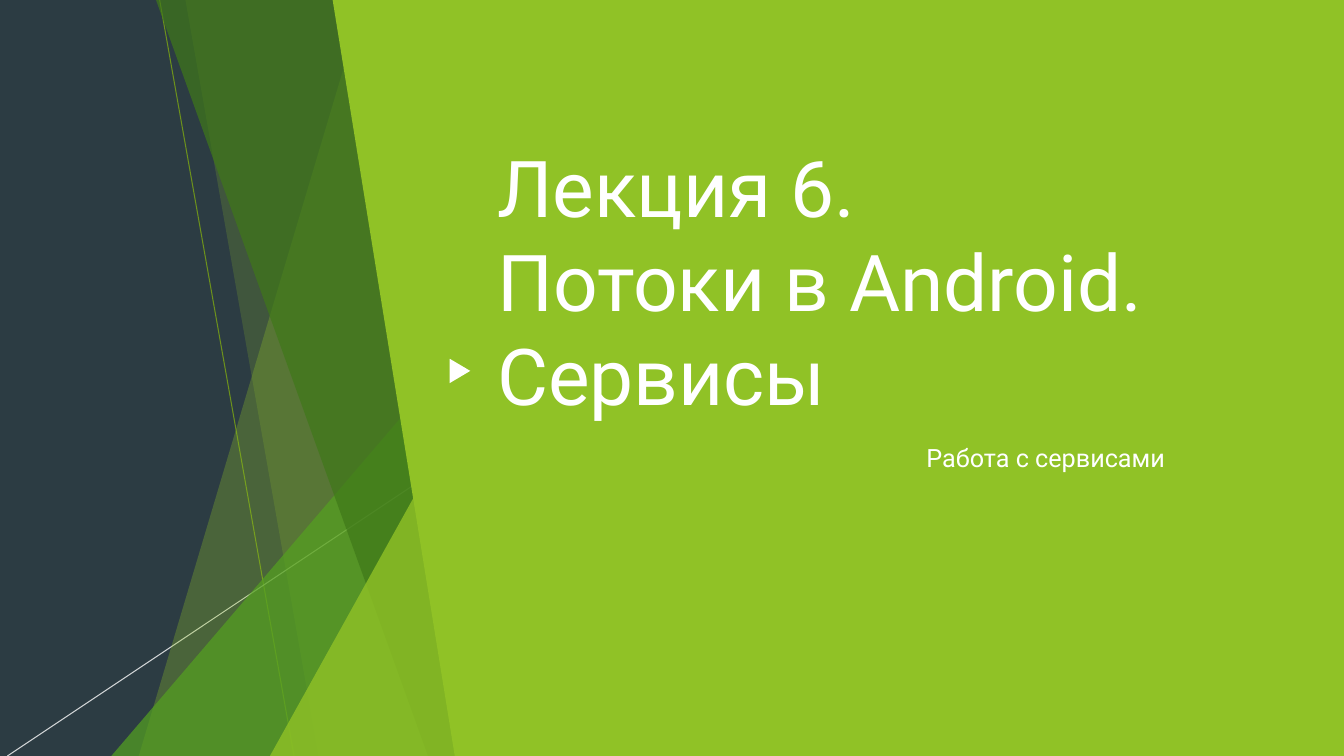
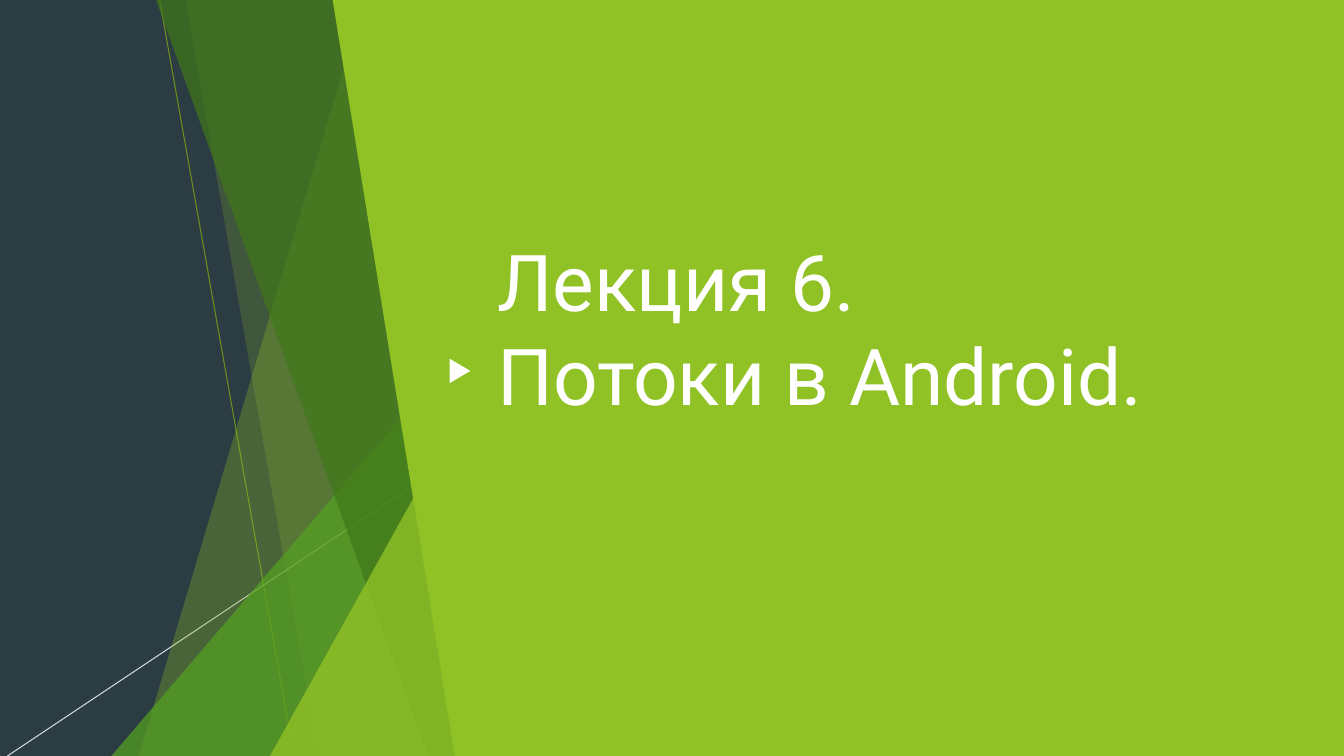
Before and after one commit to vvsirius/Presentations, a slide deck: slide 1 of 06. Android.pptx. Drawn at 1344x756 pixels with LibreOffice and Linux fonts; fonts in the diff are those of the drawing. Boxes give left, top, right and bottom in pixels: in the first picture for what was removed or moved away, otherwise in the second. Text is boxed around its words. In the diff, an @@ line names an element or a change of style, - is before the commit and + after.

```diff
--- a/06. Android.pptx
+++ b/06. Android.pptx
@@ title at [497, 255, 1142, 406]: text changed @@
-Лекция 6.
-Потоки в Android. Сервисы
+Лекция 6.
+Потоки в Android.
@@ subtitle removed at [926, 448, 1165, 472] @@
-Работа с сервисами
```
Also in this commit, not shown: 5 other files.
